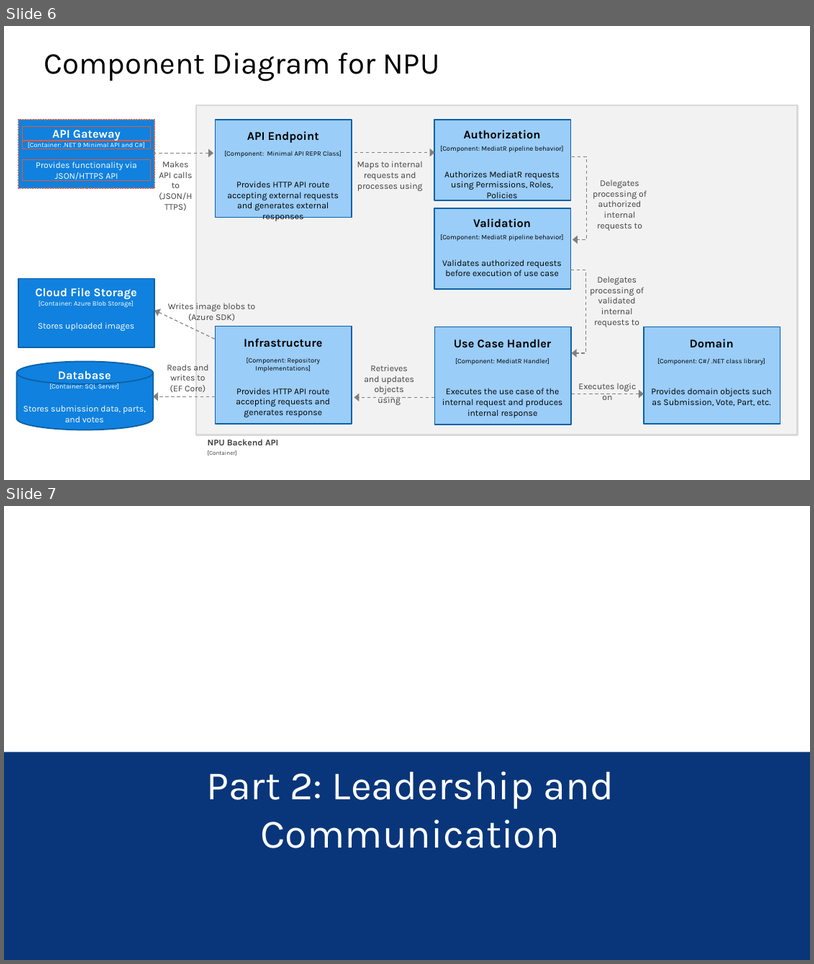
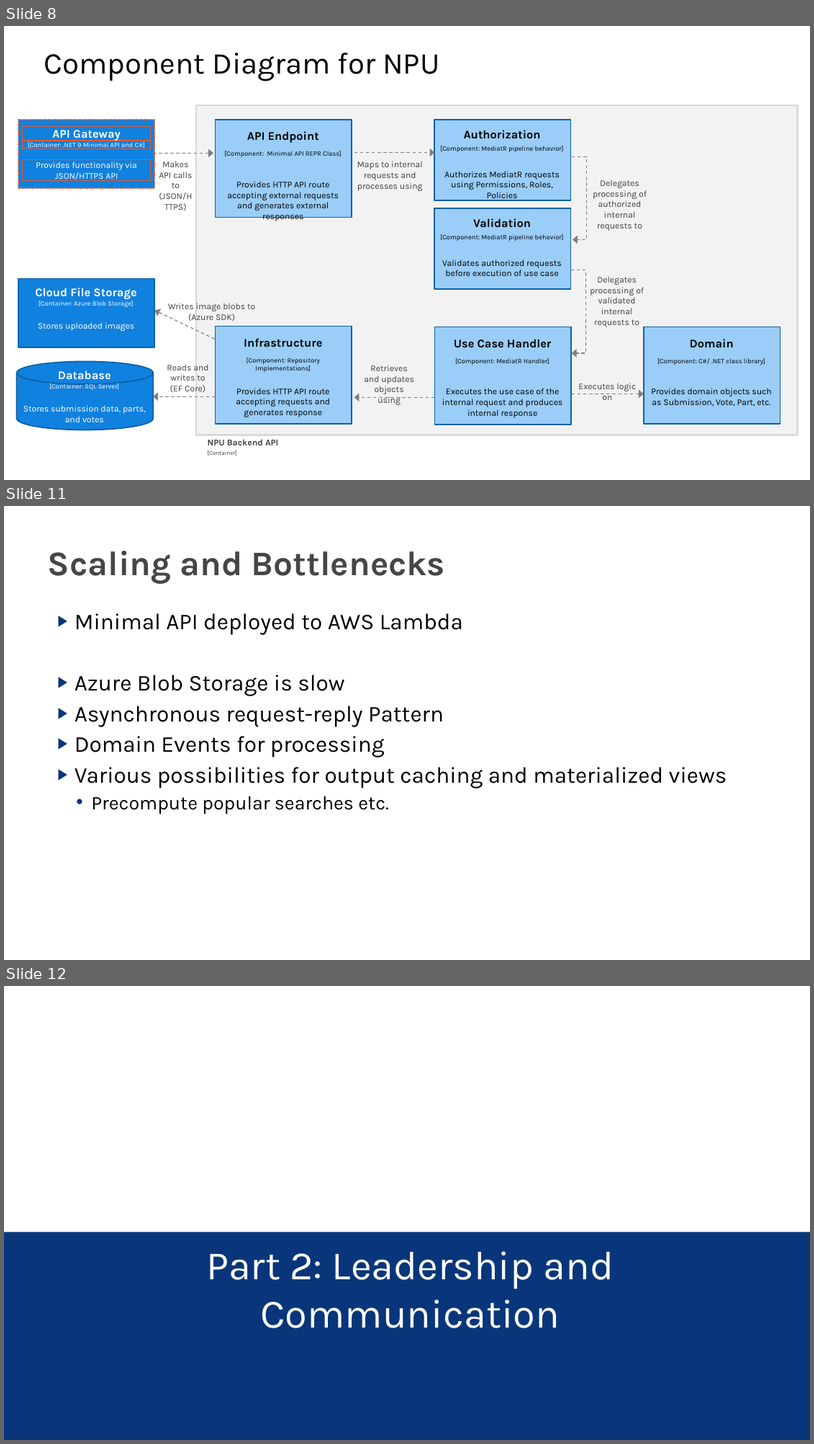
Before and after one commit to wincubate/npu, a slide deck: presentation/Presentation.pptx. Shown one above the other, each under a label of ours: slides 6 and 7 before the commit, slides 8, 11 and 12 after it; the slides between them are not shown. The pictures are 814x964 and 814x1444 pixels, drawn with LibreOffice and Linux fonts; fonts in the diff are those of the drawing; background and template pictures are left out. Boxes give left, top, right and bottom in pixels: in the first picture for what was removed or moved away, otherwise in the second. Text is boxed around its words. In the diff, an @@ line names an element or a change of style, - is before the commit and + after.

```diff
--- a/presentation/Presentation.pptx
+++ b/presentation/Presentation.pptx
@@ slide 11 added at <box>4,506,810,960</box>, background #FFFFFF @@
@@ title added at <box>48,551,446,584</box>, 41 pt, text #464646, bold @@
+Scaling and Bottlenecks
@@ text added at <box>75,613,728,813</box>, 27 pt, text #000000 @@
+▶ Minimal API deployed to AWS Lambda
+▶ Azure Blob Storage is slow
+▶ Asynchronous request-reply Pattern
+▶ Domain Events for processing
+▶ Various possibilities for output caching and materialized views
+  • Precompute popular searches etc.
@@ what was slide 6 is now slide 8 @@
@@ what was slide 7 is now slide 12 @@
```
Also in this commit, not shown: 1 slide changed, 4 other slides added, 14 other files.
